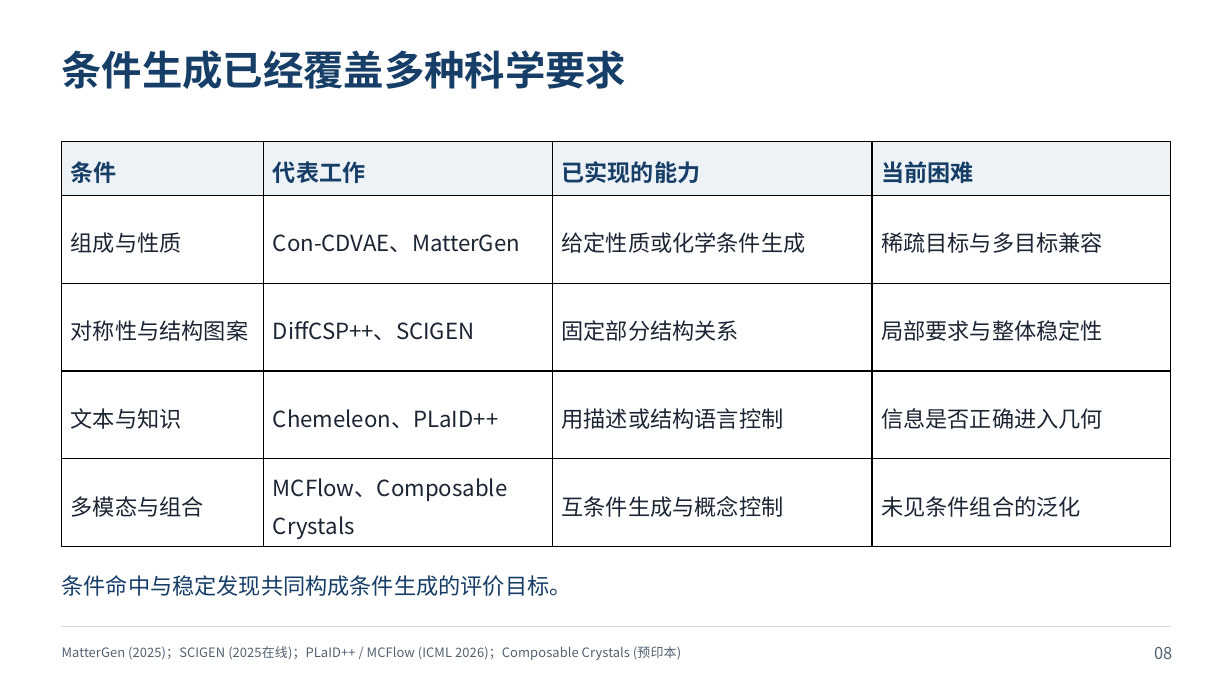
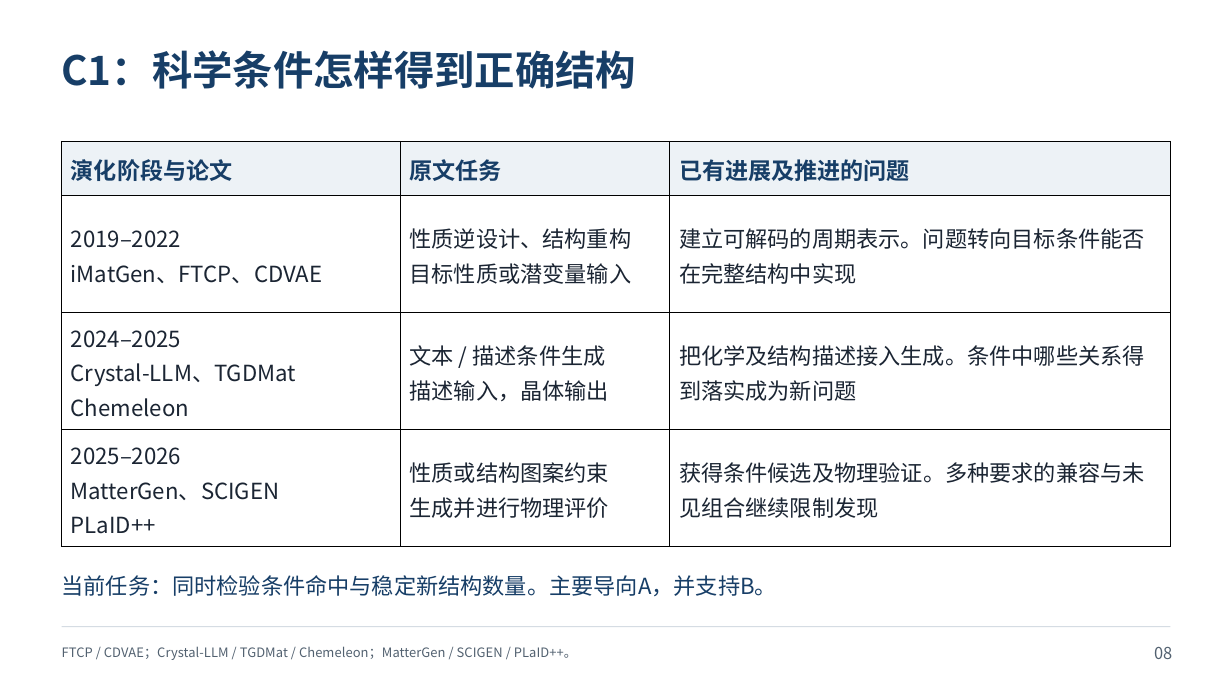
Before and after one commit to YWDDLiang/Research, a slide deck: slide 8 of crystal/evolution/presentation/crystal-generation-research-review.pptx. Drawn at 1232x693 pixels with LibreOffice and Linux fonts; fonts in the diff are those of the drawing. Boxes give left, top, right and bottom in pixels: in the first picture for what was removed or moved away, otherwise in the second. Text is boxed around its words. In the diff, an @@ line names an element or a change of style, - is before the commit and + after.

Commit message:
Explain task evidence and literature evolution for crystal research routes

```diff
--- a/crystal/evolution/presentation/crystal-generation-research-review.pptx
+++ b/crystal/evolution/presentation/crystal-generation-research-review.pptx
@@ text at [62, 50, 637, 89]: text changed @@
-条件生成已经覆盖多种科学要求
+C1：科学条件怎样得到正确结构
@@ table at [62, 141, 1172, 547] @@
-条件 | 代表工作 | 已实现的能力 | 当前困难
-组成与性质 | Con-CDVAE、MatterGen | 给定性质或化学条件生成 | 稀疏目标与多目标兼容
-对称性与结构图案 | DiffCSP++、SCIGEN | 固定部分结构关系 | 局部要求与整体稳定性
-文本与知识 | Chemeleon、PLaID++ | 用描述或结构语言控制 | 信息是否正确进入几何
-多模态与组合 | MCFlow、Composable Crystals | 互条件生成与概念控制 | 未见条件组合的泛化
+演化阶段与论文 | 原文任务 | 已有进展及推进的问题
+2019–2022 / iMatGen、FTCP、CDVAE | 性质逆设计、结构重构 / 目标性质或潜变量输入 | 建立可解码的周期表示。问题转向目标条件能否在完整结构中实现
+2024–2025 / Crystal-LLM、TGDMat / Chemeleon | 文本 / 描述条件生成 / 描述输入，晶体输出 | 把化学及结构描述接入生成。条件中哪些关系得到落实成为新问题
+2025–2026 / MatterGen、SCIGEN / PLaID++ | 性质或结构图案约束 / 生成并进行物理评价 | 获得条件候选及物理验证。多种要求的兼容与未见组合继续限制发现
@@ text at [62, 575, 778, 596]: text changed @@
-条件命中与稳定发现共同构成条件生成的评价目标。
+当前任务：同时检验条件命中与稳定新结构数量。主要导向A，并支持B。
@@ text at [62, 646, 577, 660]: text changed @@
-MatterGen (2025)；SCIGEN (2025在线)；PLaID++ / MCFlow (ICML 2026)；Composable Crystals (预印本)
+FTCP / CDVAE；Crystal-LLM / TGDMat / Chemeleon；MatterGen / SCIGEN / PLaID++。
```
Also in this commit, not shown: 13 other slides changed, 16 slides added, 14 slides removed, 5 other files.
